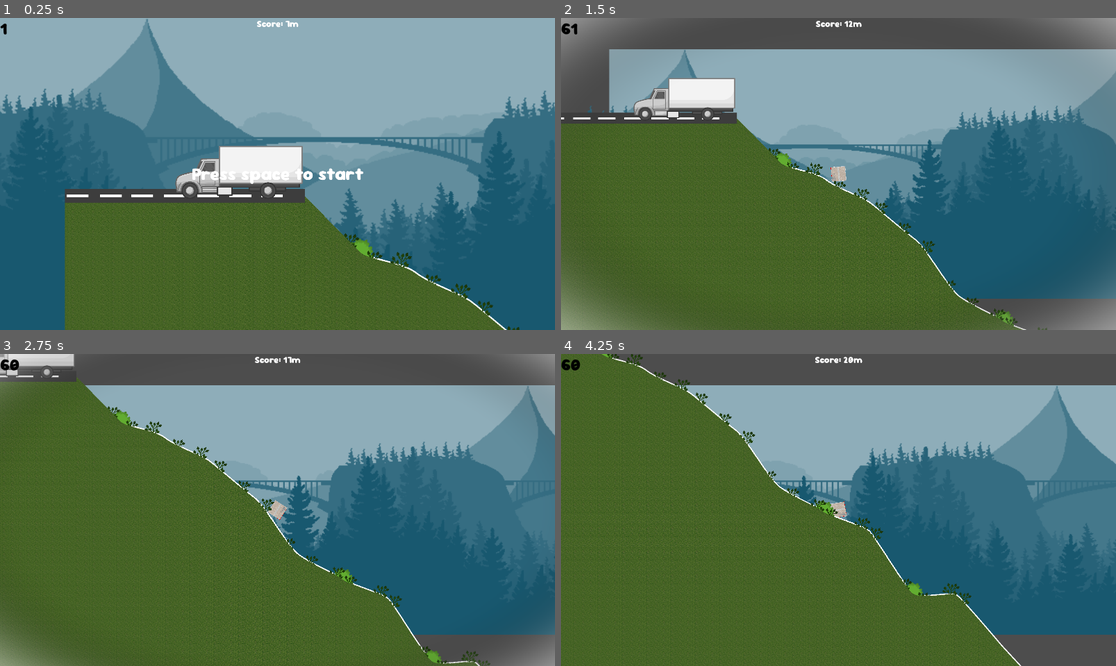
Above: before the commit, frames 1-4 (two rows, left to right).
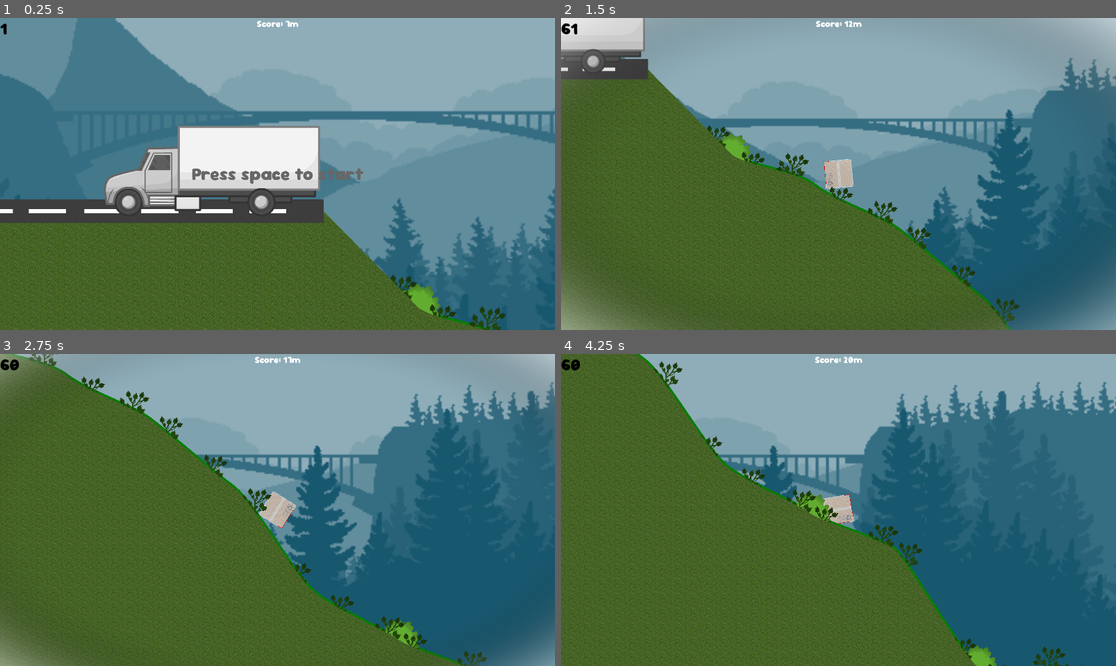
Above: after the commit, the same moments.

Repository: FelipePM01/EntregaExtraviada
Game: Godot game, scene res://main_scene.tscn
Same seed, same stepped clock (60 frames per second), same inputs: the game is played once before the commit and once after it. Sound files missing from this copy of the repository are replaced by a short silence.
Inputs (mouse positions are in pixels of both pictures, inside the frame that each line leads up to):
- Up to frame 1 (0.25 s): no input
- Up to frame 2 (1.5 s): tap Space (Spacebar) at 0.5 s; move the mouse to (960, 158) at 0.52 s; hold D (right) 0.53-1.28 s; hold Mouse wheel down (scroll_down) 0.53-1.28 s; tap Mouse wheel up (scroll_up) at 0.8, 1.35 s; move the mouse to (727, 189) at 1.27 s; hold A (left) from 1.28 s (still down)
- Up to frame 3 (2.75 s): tap Mouse wheel down (scroll_down) at 1.55 s; move the mouse to (333, 441) at 2.02 s; release A (left) at 2.03 s; hold D (right) from 2.03 s (still down); hold Space (Spacebar) from 2.03 s (still down); tap Mouse wheel up (scroll_up) at 2.3 s
- Up to frame 4 (4.25 s): move the mouse to (810, 572) at 2.77 s; release Space (Spacebar) at 2.78 s; tap Mouse wheel down (scroll_down) at 2.85 s; move the mouse to (1005, 556) at 3.52 s; release D (right) at 3.53 s; hold A (left) from 3.53 s (still down); hold Mouse wheel up (scroll_up) from 3.53 s (still down)

The runs differ from the first frame. In frame 1, 41% of the frame differs, in the area x 0-100%, y 0-100%; in frame 2, 31%; in frame 3, 32%; in frame 4, 30%.

Commit message:
added adjustments to camera zoom, ui and terrain line

Diff:
--- a/box/scenes/box.tscn
+++ b/box/scenes/box.tscn
@@ -23,6 +23,7 @@
 script = ExtResource("1_dd22b")
 
 [node name="Camera2D" type="Camera2D" parent="."]
+zoom = Vector2(1.7, 1.7)
 
 [node name="BubblesTop" type="Node2D" parent="."]
 scale = Vector2(0.059, 0.059)
--- a/box/scripts/box.gd
+++ b/box/scripts/box.gd
@@ -11,9 +11,9 @@
 	music.play(Globals.music_progress)
 
 func _input(event: InputEvent) -> void:
-	if event.is_action_pressed('scroll_up'):
+	if event.is_action_pressed('scroll_up') and camera.zoom.x>1.2:
 		camera.zoom -= Vector2(0.2, 0.2)
-	if event.is_action_pressed('scroll_down'):
+	if event.is_action_pressed('scroll_down')  and camera.zoom.x<3:
 		camera.zoom += Vector2(0.2, 0.2)
 
 
--- a/game_menu/scenes/MenuTest1.tscn
+++ b/game_menu/scenes/MenuTest1.tscn
@@ -3,6 +3,7 @@
 [sub_resource type="LabelSettings" id="LabelSettings_e5o0w"]
 line_spacing = 3.03
 font_size = 61
+font_color = Color(0.404511, 0.404511, 0.404511, 1)
 
 [node name="Menu" type="CanvasLayer"]
 
--- a/player_ui/scenes/lose_scene_ui.tscn
+++ b/player_ui/scenes/lose_scene_ui.tscn
@@ -73,8 +73,16 @@
 layout_mode = 2
 size_flags_horizontal = 4
 size_flags_vertical = 8
+theme_override_colors/font_disabled_color = Color(0.321728, 0.321728, 0.321728, 1)
+theme_override_colors/font_hover_pressed_color = Color(0.321569, 0.321569, 0.321569, 1)
+theme_override_colors/font_hover_color = Color(0.321569, 0.321569, 0.321569, 1)
+theme_override_colors/font_pressed_color = Color(0.321569, 0.321569, 0.321569, 1)
+theme_override_colors/font_focus_color = Color(0.321569, 0.321569, 0.321569, 1)
+theme_override_colors/font_color = Color(0.321569, 0.321569, 0.321569, 1)
+theme_override_colors/font_outline_color = Color(0.321569, 0.321569, 0.321569, 1)
 theme_override_font_sizes/font_size = 26
 text = "Press space to restart"
+flat = true
 
 [node name="Panel2" type="Panel" parent="."]
 anchors_preset = 15
--- a/terrain/scenes/terrain.tscn
+++ b/terrain/scenes/terrain.tscn
@@ -1,7 +1,7 @@
 [gd_scene load_steps=6 format=3 uid="uid://ba2toixanr5ol"]
 
 [ext_resource type="Script" path="res://terrain/scripts/terrain.gd" id="1_e8ila"]
-[ext_resource type="Texture2D" uid="uid://ddvvquy2sebku" path="res://terrain/resources/grass.png" id="2_0wtrj"]
+[ext_resource type="Texture2D" uid="uid://ddvvquy2sebku" path="res://old_terrain/resources/grass.png" id="2_0wtrj"]
 
 [sub_resource type="FastNoiseLite" id="FastNoiseLite_0h82p"]
 noise_type = 4
@@ -24,3 +24,4 @@
 physics_material_override = SubResource("PhysicsMaterial_jvued")
 
 [node name="Line2D" type="Line2D" parent="."]
+default_color = Color(0.0313633, 0.488748, 0.0255356, 1)
